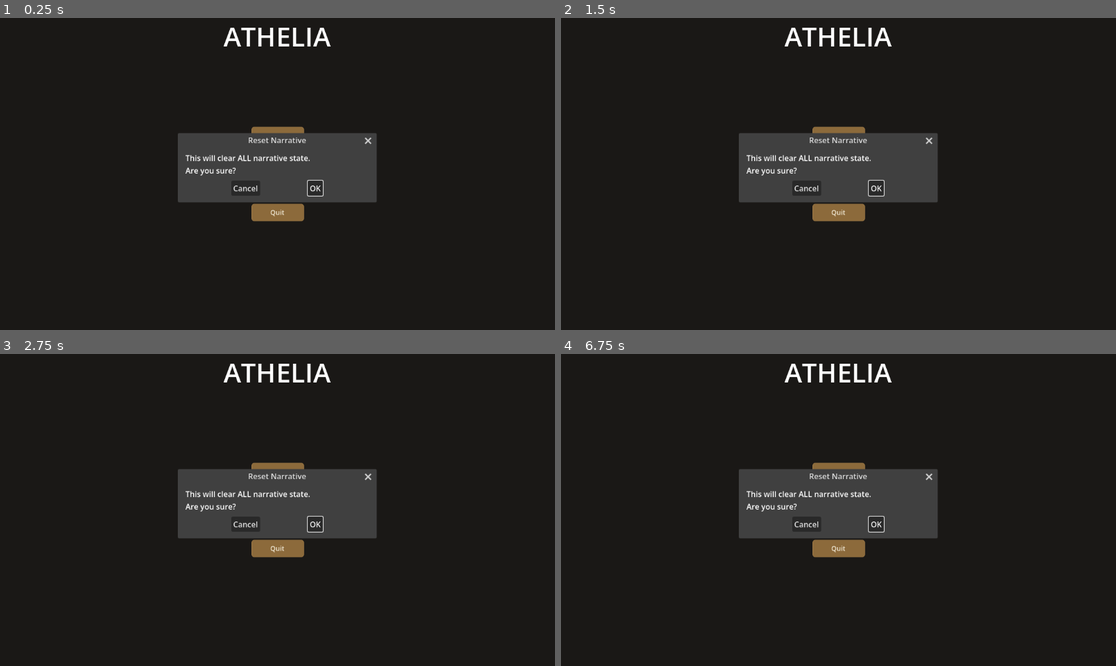
Above: before the commit, frames 1-4 (two rows, left to right).
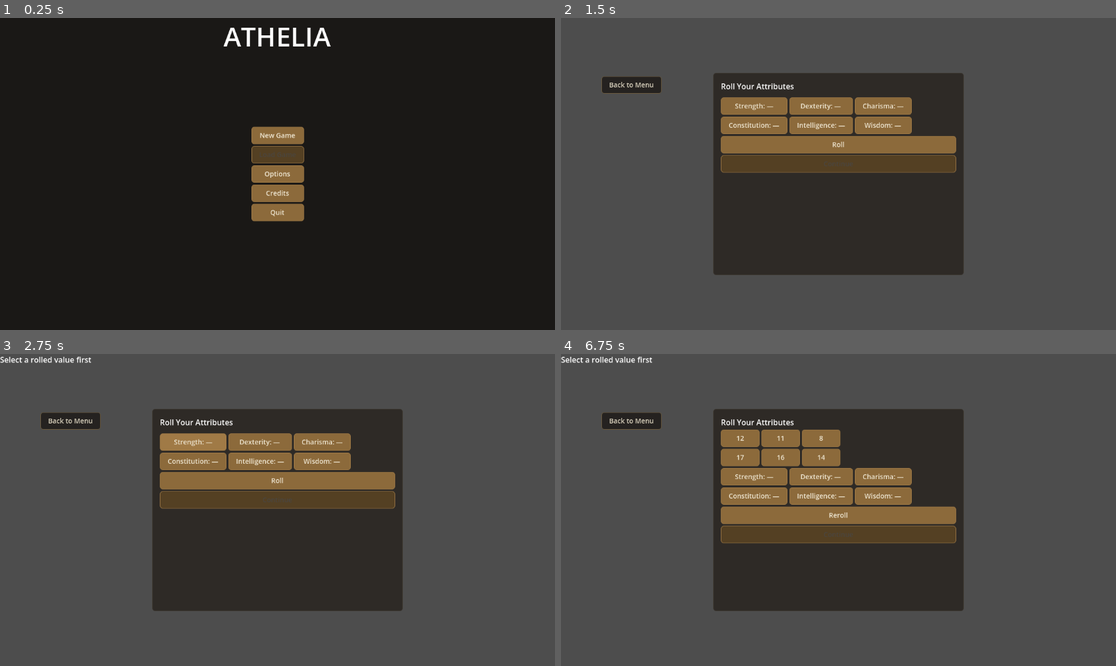
Above: after the commit, the same moments.

Repository: rodricaybara/athelia
Game: Godot game, scene res://ui/main_menu/main_menu_screen.tscn
Same seed, same stepped clock (60 frames per second), same inputs: the game is played once before the commit and once after it.
Inputs (mouse positions are in pixels of both pictures, inside the frame that each line leads up to):
- Up to frame 1 (0.25 s): no input
- Up to frame 2 (1.5 s): click "New Game" at 0.5 s; click (838, 136) at 1.25 s, where only the run before the commit has a clickable "New Game"
- Up to frame 3 (2.75 s): click (194, 441) at 2 s, where only the run after the commit has a clickable "Strength: —"
- Up to frame 4 (6.75 s): click (821, 441) at 2.75 s, where only the run after the commit has a clickable "Dexterity: —"; click (882, 441) at 3.5 s, where only the run after the commit has a clickable "Charisma: —"; click (755, 460) at 4.25 s, where only the run after the commit has a clickable "Constitution: —"; click (821, 460) at 5 s, where only the run after the commit has a clickable "Intelligence: —"; click (882, 460) at 5.75 s, where only the run after the commit has a clickable "Wisdom: —"; click (838, 481) at 6.5 s, where only the run after the commit has a clickable "Roll"

The runs differ from the first frame. In frame 1, 7.6% of the frame differs, in the area x 32-68%, y 36-60%; in frame 2, 83%; in frame 3, 83%; in frame 4, 83%, in the area x 0-100%, y 0-100%.

Commit message:
Creacion del mapa de tutorial y assets de persoanjes y terrenos

Diff:
--- a/core/resources/resource_system.gd
+++ b/core/resources/resource_system.gd
@@ -67,6 +67,9 @@
 
 	print("[ResourceSystem] Registered entity '%s' with %d resources" % [entity_id, resource_ids.size()])
 
+## ¿Está esta entidad registrada?
+func has_entity(entity_id: String) -> bool:
+	return _entities.has(entity_id)
 
 ## Desregistra una entidad
 func unregister_entity(entity_id: String) -> void:
--- a/core/save/save_system.gd
+++ b/core/save/save_system.gd
@@ -287,14 +287,26 @@
 			push_warning("[SaveSystem] CharacterSystem not found — character snapshot not restored")
 
 	# 1. Recursos (fundamentales — van primero)
+	# Arranque en frío: si "player" no existe en ResourceSystem (ej. Cargar
+	# Partida desde el menú sin pasar por Character Creation), load_save_state()
+	# no hace NADA silenciosamente — hay que registrar la entidad primero.
 	var resources_data = save_data.player_state.get("resources", {})
 	if not resources_data.is_empty():
+		if not resource_system.has_entity("player"):
+			resource_system.register_entity("player")
+			print("[SaveSystem] 'player' not in ResourceSystem — cold-start bootstrap")
 		resource_system.load_save_state("player", resources_data)
 		print("[SaveSystem] Resources restored")
 
 	# 2. Skills: cooldowns, total_uses, is_unlocked
+	# Mismo caso que Resources. El universo de skills a registrar sale del
+	# propio snapshot (sus keys) — NO de un kit fijo hardcodeado — así el
+	# bootstrap sigue funcionando aunque el kit inicial cambie en el futuro.
 	var skills_data = save_data.player_state.get("skills", {})
 	if not skills_data.is_empty():
+		if not skill_system.has_entity("player"):
+			skill_system.register_entity_skills("player", skills_data.keys())
+			print("[SaveSystem] 'player' not in SkillSystem — cold-start bootstrap (%d skills)" % skills_data.size())
 		skill_system.load_save_state("player", skills_data)
 		print("[SaveSystem] Skills restored (cooldowns reset)")
 
--- a/core/scene_orchestrator.gd
+++ b/core/scene_orchestrator.gd
@@ -27,7 +27,7 @@
 const SCENE_MAIN_MENU          := "res://ui/main_menu/main_menu_screen.tscn"
 const SCENE_CHARACTER_CREATION := "res://ui/character_creation/character_creation_screen.tscn"
 const SCENE_COMBAT             := "res://scenes/combat/combat_test.tscn"
-const SCENE_EXPLORATION        := "res://scenes/exploration/exploration_test.tscn"
+const SCENE_EXPLORATION        := "res://scenes/exploration/tutorial/exploration_tutorial.tscn"
 
 const OVERLAY_SHOP       := "res://ui/shop/shop_ui.tscn"
 const OVERLAY_INVENTORY  := "res://ui/inventory/inventory_ui.tscn"
--- a/core/skills/skill_system.gd
+++ b/core/skills/skill_system.gd
@@ -184,6 +184,10 @@
 	print("[SkillSystem] Registered '%s': %d unlocked, %d locked" % [
 		entity_id, unlocked_count, locked_count
 	])
+
+## ¿Está esta entidad registrada en el sistema de skills?
+func has_entity(entity_id: String) -> bool:
+	return _entity_skills.has(entity_id)
 
 ## Desregistra una entidad
 func unregister_entity(entity_id: String):
--- a/project.godot
+++ b/project.godot
@@ -23,6 +23,7 @@
 
 EventBus="*res://core/event_bus.gd"
 UITokens="*uid://c12nti8js5cmk"
+Characters="*res://core/characters/character_system.gd"
 Resources="*res://core/resources/resource_system.gd"
 Skills="*res://core/skills/skill_system.gd"
 SaveManager="*res://core/save/save_system.gd"
@@ -35,8 +36,6 @@
 Dialogue="*uid://7xo54fxe22df"
 CheckpointDB="*uid://cxraj772dtlew"
 Checkpoints="*uid://fixjo7mg66wt"
-DebugNarrative="uid://6qxndb5fqnxv"
-Characters="*uid://dpfs721tksjfd"
 Modifiers="*uid://cd4sm1s8xj1rj"
 Equipment="*uid://bv2i72utajegf"
 Bridge="*uid://bpgfxq0fmn82w"
--- /dev/null
+++ b/scenes/exploration/tutorial/exploration_tutorial.gd
@@ -0,0 +1,102 @@
+extends Node2D
+
+## ExplorationTutorial — Escena raíz de la zona tutorial de exploración
+##
+## A diferencia de ExplorationTest, esta escena NO registra al jugador.
+## En el flujo real, CharacterCreationViewModel._create_player_entity()
+## ya deja a "player" completamente registrado en Characters/Resources/
+## Skills/Equipment/Inventory ANTES de que GameLoop.enter_exploration()
+## dispare la carga de esta escena.
+##
+## El caso de arranque en frío (Cargar Partida sin pasar por Character
+## Creation) se resuelve en SaveSystem vía el bootstrap compartido
+## (Fase 2/3 del spike de producción) — no aquí.
+
+@onready var player: PlayerExploration = $Player
+@onready var exploration_controller: ExplorationController = $ExplorationController
+@onready var exploration_hud: ExplorationHUD = $ExplorationHUD
+
+
+func _ready() -> void:
+	print("\n" + "=".repeat(50))
+	print("EXPLORATION TUTORIAL — INITIALIZING")
+	print("=".repeat(50))
+
+	_register_world_objects()
+	_connect_interactables()
+	_inject_hud()
+
+	var game_loop: GameLoopSystem = get_node_or_null("/root/GameLoop")
+	if game_loop:
+		if game_loop.current_game_state != GameLoopSystem.GameState.EXPLORATION:
+			game_loop.enter_exploration()
+	else:
+		push_error("[ExplorationTutorial] GameLoop not found — inventory will be blocked")
+
+	if exploration_hud:
+		exploration_hud.refresh()
+
+	print("[ExplorationTutorial] Ready")
+
+
+func _register_world_objects() -> void:
+	var wo_system: Node = get_node_or_null("/root/WorldObjectSystem")
+	if not wo_system:
+		push_warning("[ExplorationTutorial] WorldObjectSystem not found — world objects will not work")
+		return
+
+	# ── Registrar instancias de WorldObject presentes en la escena ──────────
+	wo_system.register_instance("chest_01_a", "chest_01")
+	wo_system.register_instance("chest_01_b", "chest_01")
+
+	# ── Instanciar WorldObjectBridge (aplica loot + narrativa) ──────────────
+	var bridge_script := load("res://core/world_objects/world_object_bridge.gd")
+	if bridge_script:
+		var bridge := Node.new()
+		bridge.name = "WorldObjectBridge"
+		bridge.set_script(bridge_script)
+		add_child(bridge)
+		print("[ExplorationTutorial] WorldObjectBridge instantiated")
+	else:
+		push_error("[ExplorationTutorial] world_object_bridge.gd not found")
+
+	# ── Instanciar WorldObjectInteractionPanel (UI overlay) ─────────────────
+	var panel_scene := load("res://ui/world_objects/world_object_interaction_panel.tscn")
+	if panel_scene:
+		var panel: CanvasLayer = panel_scene.instantiate() as CanvasLayer
+		panel.name = "WorldObjectInteractionPanel"
+		add_child(panel)
+		print("[ExplorationTutorial] WorldObjectInteractionPanel instantiated")
+
+		panel.visibility_changed.connect(func():
+			if exploration_controller:
+				exploration_controller.set_process_unhandled_input(not panel.visible)
+		)
+	else:
+		push_error("[ExplorationTutorial] world_object_interaction_panel.tscn not found")
+
+	print("[ExplorationTutorial] WorldObjects registered")
+
+
+func _connect_interactables() -> void:
+	var interactables := _find_interactables(self)
+	for interactable in interactables:
+		interactable.player_in_range.connect(exploration_controller.register_interactable)
+		interactable.player_out_of_range.connect(exploration_controller.unregister_interactable)
+	print("[ExplorationTutorial] Connected %d interactables" % interactables.size())
+
+
+func _inject_hud() -> void:
+	if exploration_controller and exploration_hud:
+		exploration_controller.exploration_hud = exploration_hud
+	else:
+		push_warning("[ExplorationTutorial] Cannot inject HUD — node missing")
+
+
+func _find_interactables(node: Node) -> Array[Interactable]:
+	var result: Array[Interactable] = []
+	for child in node.get_children():
+		if child is Interactable:
+			result.append(child)
+		result.append_array(_find_interactables(child))
+	return result
--- /dev/null
+++ b/scenes/exploration/tutorial/exploration_tutorial.tscn
@@ -0,0 +1,158 @@
+[gd_scene format=3 uid="uid://dushsyboym50l"]
+
+[ext_resource type="Script" uid="uid://dadcx7potxl5c" path="res://scenes/exploration/exploration_controller.gd" id="1_ek047"]
+[ext_resource type="Script" uid="uid://44b8y7fk8nrc" path="res://scenes/exploration/tutorial/exploration_tutorial.gd" id="1_i7lec"]
+[ext_resource type="Script" uid="uid://h4ojab1vgp2b" path="res://scenes/exploration/exploration_hud.gd" id="2_i7lec"]
+[ext_resource type="Script" uid="uid://dgjotf8dgubju" path="res://scenes/exploration/player_exploration.gd" id="3_yxbxw"]
+[ext_resource type="Texture2D" uid="uid://lfe8v508cdxm" path="res://scenes/exploration/personanje.png" id="4_gbpku"]
+[ext_resource type="Script" uid="uid://ce0i30sbroo7t" path="res://scenes/exploration/interactable.gd" id="5_jei02"]
+[ext_resource type="Texture2D" uid="uid://bh6kr40xpjmoo" path="res://data/items/chest.png" id="6_kh35g"]
+[ext_resource type="Texture2D" uid="uid://ca4w0ucq3gi6w" path="res://assets/Warrior/Warrior_Idle.png" id="8_yxbxw"]
+
+[sub_resource type="CircleShape2D" id="CircleShape2D_g4v7s"]
+radius = 47.24
+
+[sub_resource type="CircleShape2D" id="CircleShape2D_yf5fn"]
+radius = 50.0
+
+[sub_resource type="CircleShape2D" id="CircleShape2D_57qmd"]
+radius = 28.62
+
+[sub_resource type="CircleShape2D" id="CircleShape2D_d0u6y"]
+radius = 8.0
+
+[sub_resource type="RectangleShape2D" id="RectangleShape2D_fcnqv"]
+size = Vector2(23.5, 16)
+
+[sub_resource type="CircleShape2D" id="CircleShape2D_3gngh"]
+radius = 47.24
+
+[node name="ExplorationTutorial" type="Node2D" unique_id=1822005222]
+script = ExtResource("1_i7lec")
+
+[node name="ExplorationController" type="Node" parent="." unique_id=596237120]
+script = ExtResource("1_ek047")
+
+[node name="ExplorationHUD" type="CanvasLayer" parent="." unique_id=266731532]
+layer = 5
+script = ExtResource("2_i7lec")
+
+[node name="InteractPrompt" type="Label" parent="ExplorationHUD" unique_id=795293011]
+anchors_preset = 7
+anchor_left = 0.5
+anchor_top = 1.0
+anchor_right = 0.5
+anchor_bottom = 1.0
+offset_left = -56.0
+offset_top = -23.0
+offset_right = 56.0
+grow_horizontal = 2
+grow_vertical = 0
+text = "[E] Interactuar"
+
+[node name="ResourcesPanel" type="HBoxContainer" parent="ExplorationHUD" unique_id=575074466]
+offset_right = 40.0
+offset_bottom = 40.0
+
+[node name="HP" type="Label" parent="ExplorationHUD/ResourcesPanel" unique_id=1388216974]
+layout_mode = 2
+text = "HP: --"
+
+[node name="Stamina" type="Label" parent="ExplorationHUD/ResourcesPanel" unique_id=470921230]
+layout_mode = 2
+text = "ST: --"
+
+[node name="Gold" type="Label" parent="ExplorationHUD/ResourcesPanel" unique_id=885708688]
+layout_mode = 2
+text = "G: --"
+
+[node name="StateDebugLabel" type="Label" parent="ExplorationHUD" unique_id=1417507306]
+anchors_preset = 1
+anchor_left = 1.0
+anchor_right = 1.0
+offset_left = -117.0
+offset_bottom = 23.0
+grow_horizontal = 0
+text = "EXPLORATION"
+
+[node name="World" type="Node2D" parent="." unique_id=925260319]
+
+[node name="Player" type="CharacterBody2D" parent="." unique_id=927372453 groups=["player"]]
+position = Vector2(200, 200)
+script = ExtResource("3_yxbxw")
+
+[node name="Camera2D" type="Camera2D" parent="Player" unique_id=1572297279]
+
+[node name="CollisionShape2D" type="CollisionShape2D" parent="Player" unique_id=809710608]
+shape = SubResource("CircleShape2D_g4v7s")
+
+[node name="InteractRange" type="Area2D" parent="Player" unique_id=116329257]
+
+[node name="CollisionShape2D" type="CollisionShape2D" parent="Player/InteractRange" unique_id=1064588874]
+shape = SubResource("CircleShape2D_yf5fn")
+
+[node name="Personaje" type="Sprite2D" parent="Player" unique_id=1014215712]
+position = Vector2(0, 1.9999999)
+scale = Vector2(0.35, 0.35)
+texture = ExtResource("4_gbpku")
+
+[node name="WorldObjects" type="Node2D" parent="." unique_id=1518352410]
+
+[node name="Chest_A" type="Node2D" parent="WorldObjects" unique_id=1774434004]
+position = Vector2(528, 169)
+
+[node name="Interactable" type="Area2D" parent="WorldObjects/Chest_A" unique_id=1070432204]
+script = ExtResource("5_jei02")
+interaction_type = "item"
+target_id = "chest_01_a"
+
+[node name="CollisionShape2D" type="CollisionShape2D" parent="WorldObjects/Chest_A/Interactable" unique_id=1839076106]
+shape = SubResource("CircleShape2D_57qmd")
+
+[node name="Chest" type="Sprite2D" parent="WorldObjects/Chest_A" unique_id=1493709987]
+position = Vector2(0, 4.7683716e-07)
+scale = Vector2(0.2, 0.2)
+texture = ExtResource("6_kh35g")
+
+[node name="CollisionBody" type="StaticBody2D" parent="WorldObjects/Chest_A" unique_id=310568149]
+
+[node name="CollisionShape2D" type="CollisionShape2D" parent="WorldObjects/Chest_A/CollisionBody" unique_id=308708385]
+shape = SubResource("CircleShape2D_d0u6y")
+
+[node name="Chest_B" type="Node2D" parent="WorldObjects" unique_id=680275433]
+position = Vector2(400, 169)
+
+[node name="Interactable" type="Area2D" parent="WorldObjects/Chest_B" unique_id=911148812]
+script = ExtResource("5_jei02")
+interaction_type = "item"
+target_id = "chest_01_b"
+
+[node name="CollisionShape2D" type="CollisionShape2D" parent="WorldObjects/Chest_B/Interactable" unique_id=1368526203]
+shape = SubResource("CircleShape2D_57qmd")
+
+[node name="Chest" type="Sprite2D" parent="WorldObjects/Chest_B" unique_id=1498975749]
+position = Vector2(1, 1.0000153)
+scale = Vector2(0.2, 0.2)
+texture = ExtResource("6_kh35g")
+
+[node name="CollisionBody" type="StaticBody2D" parent="WorldObjects/Chest_B" unique_id=1980185560]
+
+[node name="CollisionShape2D" type="CollisionShape2D" parent="WorldObjects/Chest_B/CollisionBody" unique_id=213812632]
+position = Vector2(0, 1)
+shape = SubResource("RectangleShape2D_fcnqv")
+
+[node name="WarriorNPC" type="Node2D" parent="WorldObjects" unique_id=1706911803]
+position = Vector2(350, 300)
+
+[node name="Interactable" type="Area2D" parent="WorldObjects/WarriorNPC" unique_id=396792354]
+script = ExtResource("5_jei02")
+interaction_type = "combat"
+target_id = "warrior_tutorial"
+
+[node name="CollisionShape2D" type="CollisionShape2D" parent="WorldObjects/WarriorNPC/Interactable" unique_id=1485686868]
+shape = SubResource("CircleShape2D_3gngh")
+
+[node name="Sprite2D" type="Sprite2D" parent="WorldObjects/WarriorNPC" unique_id=1143475114]
+texture = ExtResource("8_yxbxw")
+hframes = 8
+frame = 5
--- a/ui/player_menu/player_menu_viewmodel.gd
+++ b/ui/player_menu/player_menu_viewmodel.gd
@@ -109,7 +109,7 @@
 		push_error("[PlayerMenuViewModel] Personaje no encontrado: %s" % character_id)
 		return
 
-	character_name = state.definition.id
+	character_name = Characters.get_character_name(character_id)
 
 	_disconnect_events()
 	_connect_events()
Binary file added: assets/Terrain/Decorations/Bushes/Bushe1.png
Not shown, added: assets/Terrain/Decorations/Bushes/Bushe1.png.import
Binary file added: assets/Terrain/Decorations/Bushes/Bushe2.png
Not shown, added: assets/Terrain/Decorations/Bushes/Bushe2.png.import
Binary file added: assets/Terrain/Decorations/Bushes/Bushe3.png
Not shown, added: assets/Terrain/Decorations/Bushes/Bushe3.png.import
Binary file added: assets/Terrain/Decorations/Bushes/Bushe4.png
Not shown, added: assets/Terrain/Decorations/Bushes/Bushe4.png.import
Binary file added: assets/Terrain/Decorations/Bushes/Bushes.aseprite
Binary file added: assets/Terrain/Decorations/Clouds/Clouds.aseprite
Binary file added: assets/Terrain/Decorations/Clouds/Clouds_01.png
Not shown, added: assets/Terrain/Decorations/Clouds/Clouds_01.png.import
(and 141 more such lines)
